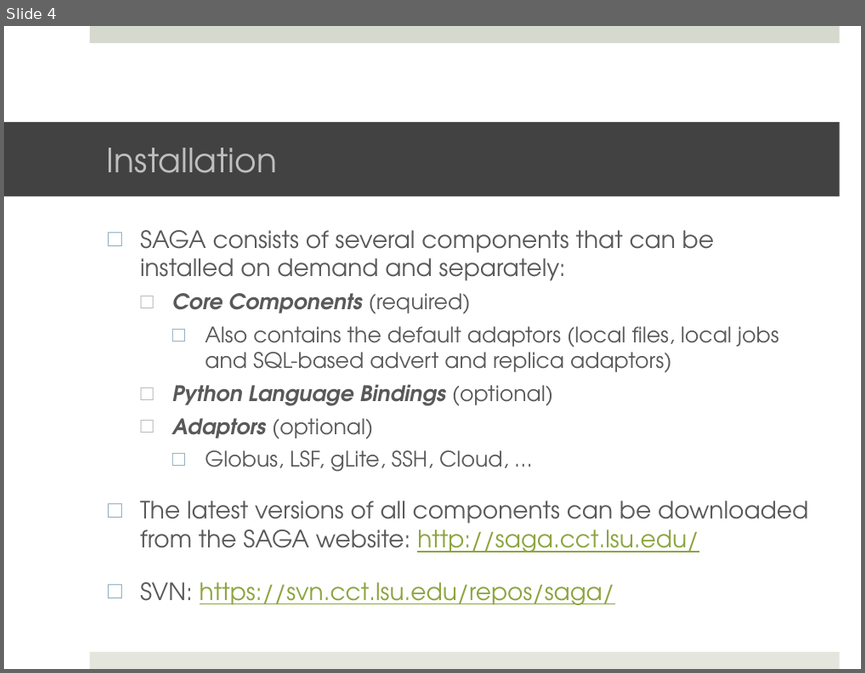
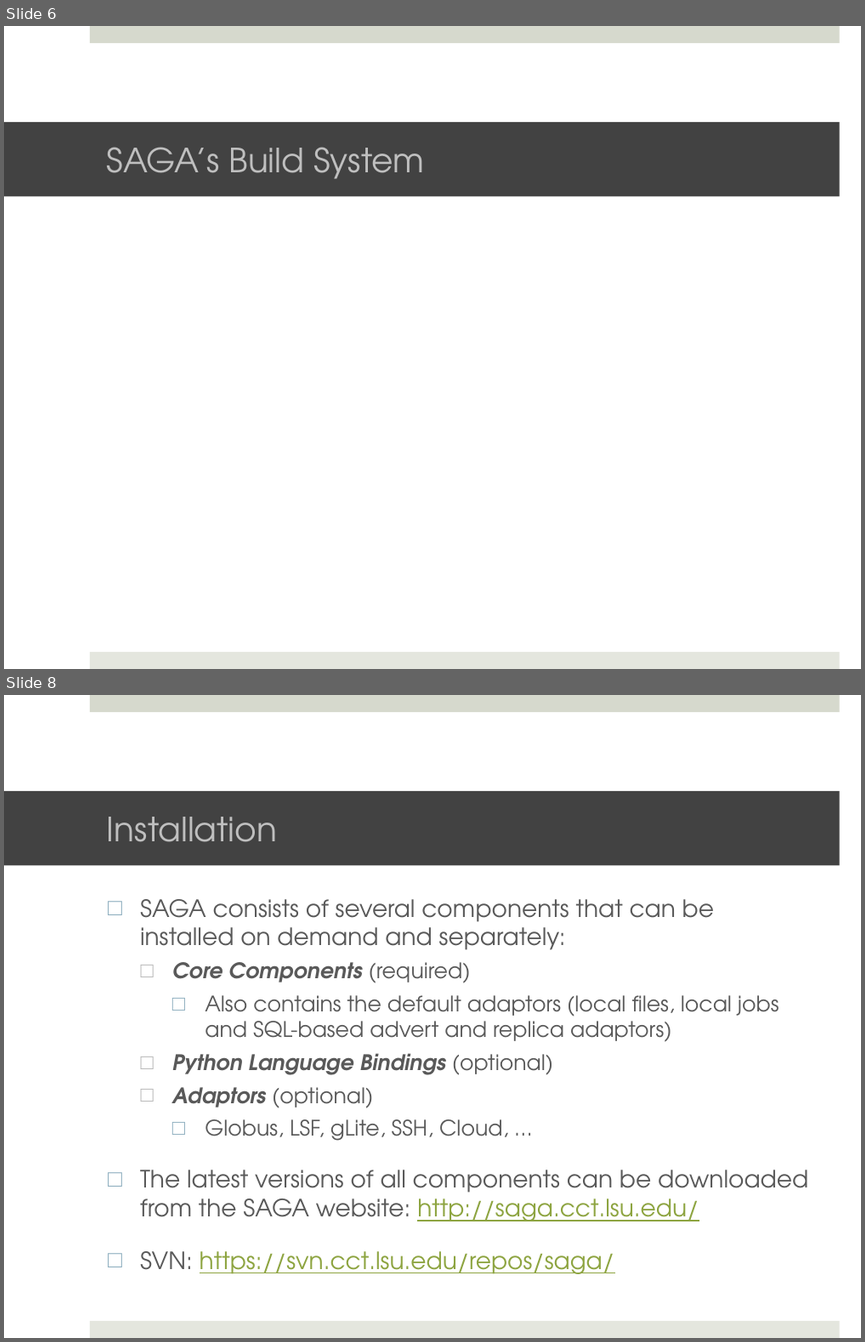
Before and after one commit to saga-project/saga-cpp-legacy-projects, a slide deck: tutorial/general_tutorial/Installation.pptx. Shown one above the other, each under a label of ours: slide 4 before the commit, slides 6 and 8 after it; the slides between them are not shown. The pictures are 865x673 and 865x1342 pixels, drawn with LibreOffice and Linux fonts; fonts in the diff are those of the drawing; background and template pictures are left out. Boxes give left, top, right and bottom in pixels: in the first picture for what was removed or moved away, otherwise in the second. Text is boxed around its words. In the diff, an @@ line names an element or a change of style, - is before the commit and + after.

```diff
--- a/tutorial/general_tutorial/Installation.pptx
+++ b/tutorial/general_tutorial/Installation.pptx
@@ slide 6 added at bbox=[4, 26, 861, 669], background #FFFFFF; not listed: 2 template elements that a slide beside it also shows @@
@@ title added at bbox=[4, 122, 840, 197], fill #424242, 28 pt, text #BFBFBF @@
+SAGA’s Build System
@@ what was slide 4 is now slide 8 @@
```
Also in this commit, not shown: 1 slide changed, 4 other slides added, 1 slide removed.
